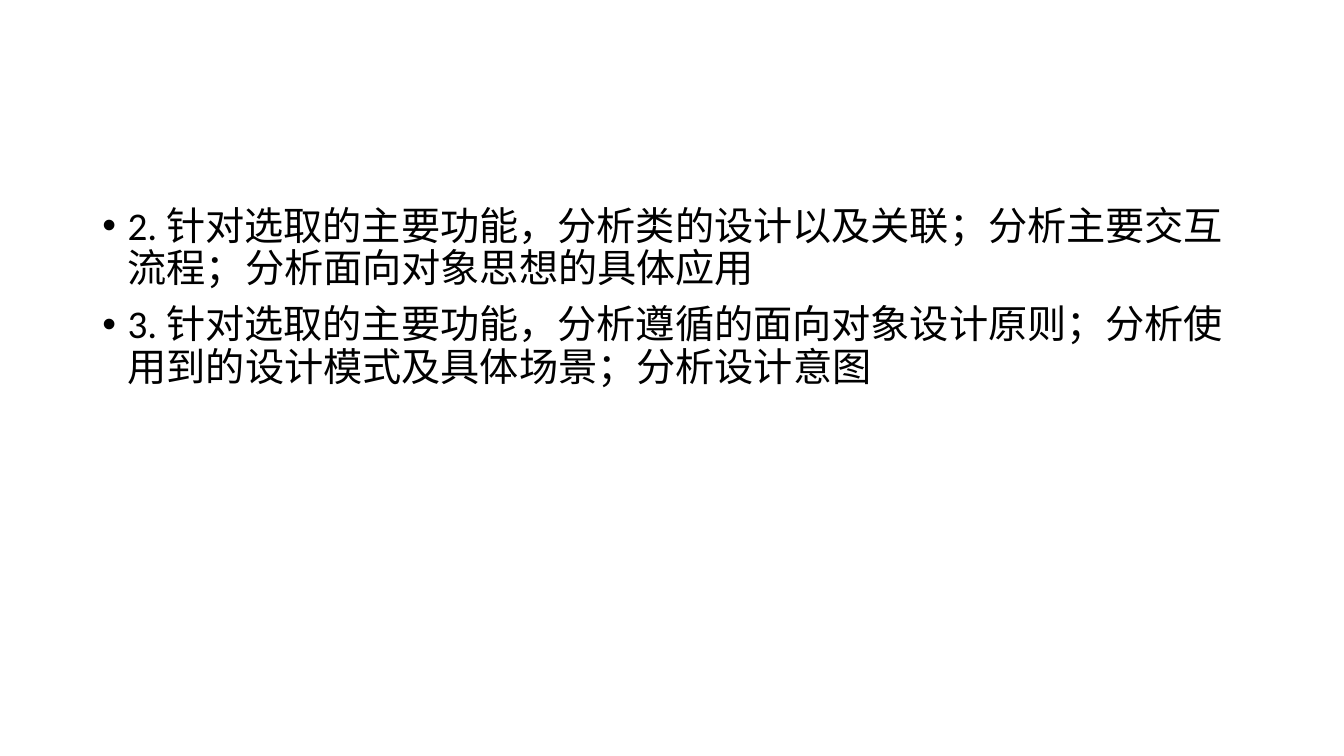
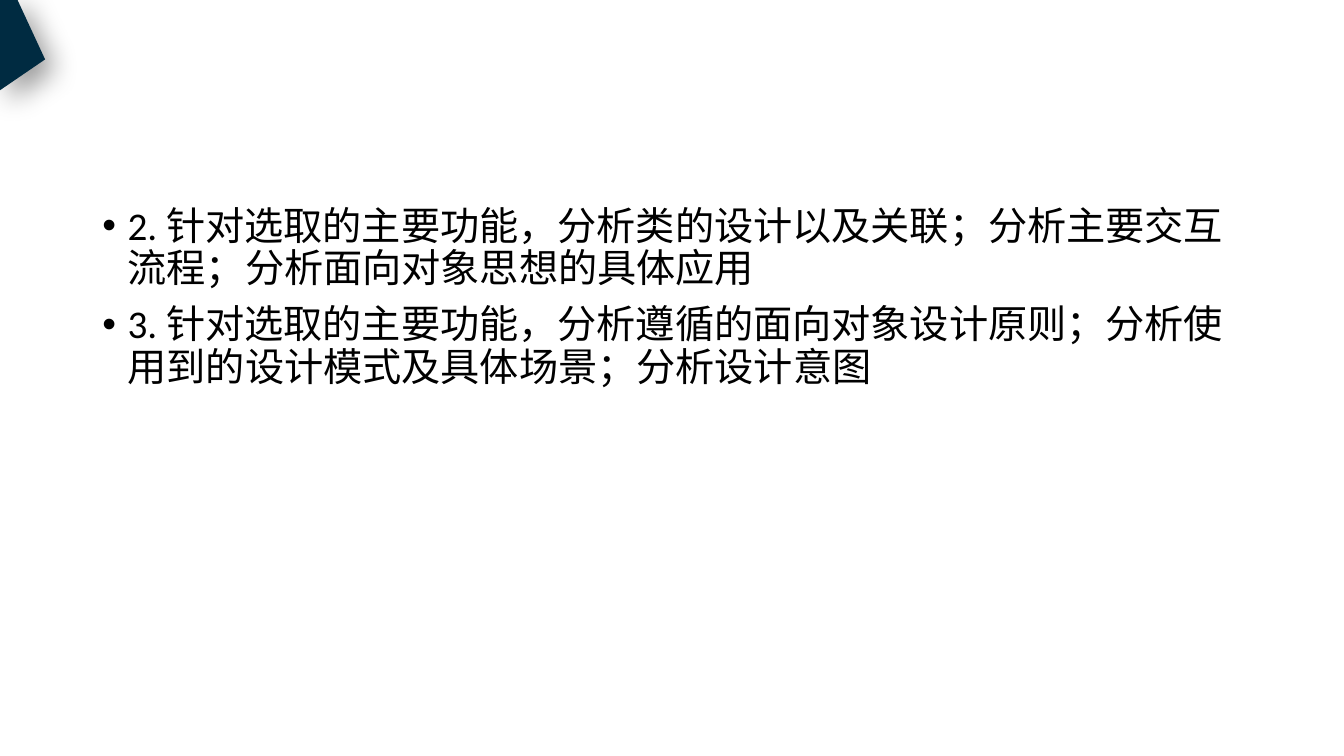
Before and after one commit to ShoeBoy/ZooKeeper, a slide deck: slide 40 of 20181102_zookeeper_shubo.pptx (slide 11 before the commit). Drawn at 1344x756 pixels with LibreOffice and Linux fonts; fonts in the diff are those of the drawing. Boxes give left, top, right and bottom in pixels: in the first picture for what was removed or moved away, otherwise in the second. Text is boxed around its words. In the diff, an @@ line names an element or a change of style, - is before the commit and + after.

```diff
--- a/20181102_zookeeper_shubo.pptx
+++ b/20181102_zookeeper_shubo.pptx
@@ freeform shape added at [0,0,45,91], fill #002B41 @@
```
Also in this commit, not shown: 8 other slides changed, 32 slides added, 2 slides removed.
